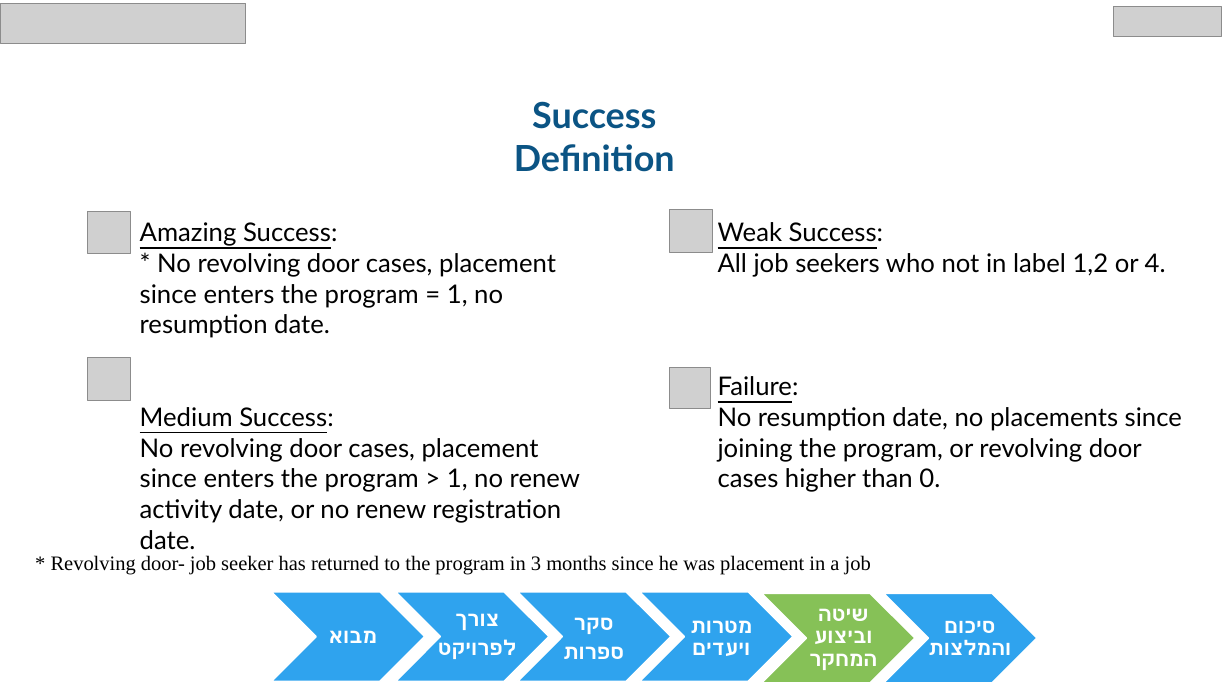
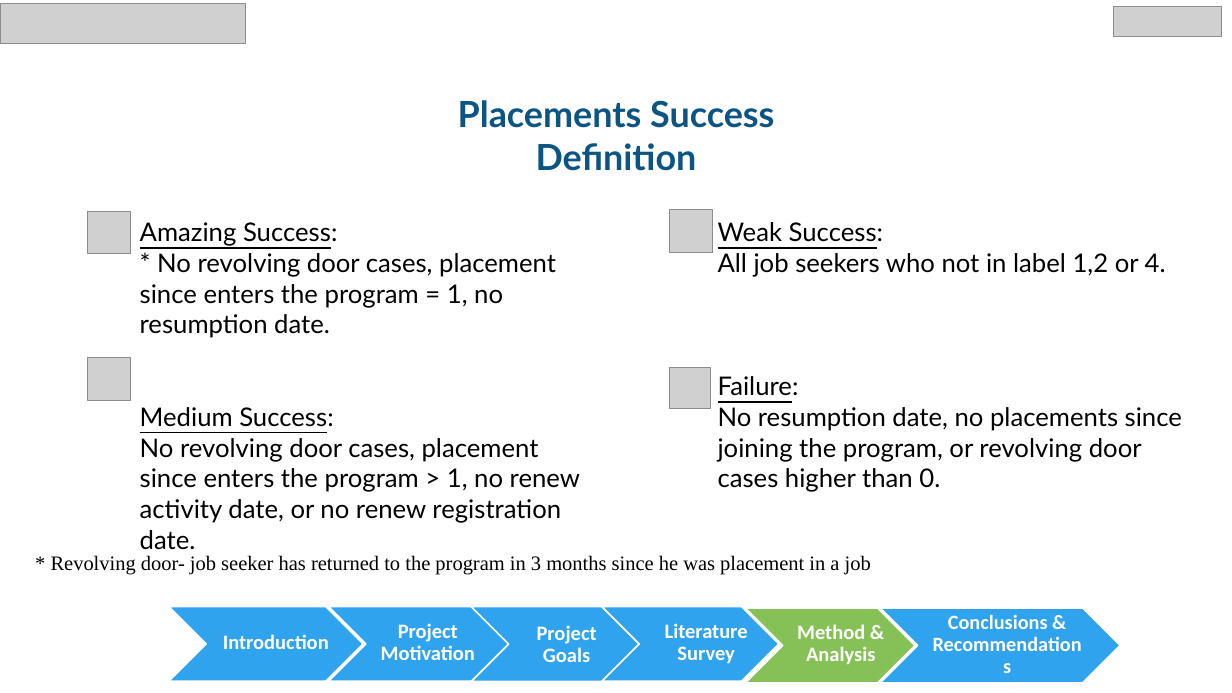
Before and after one commit to chen890/Final-Research-Project---IES, a slide deck: slide 14 of English Final Project.pptx. Drawn at 1232x693 pixels with LibreOffice and Linux fonts; fonts in the diff are those of the drawing; grey boxes stand for pictures; background and template pictures are left out. Boxes give left, top, right and bottom in pixels: in the first picture for what was removed or moved away, otherwise in the second. Text is boxed around its words. In the diff, an @@ line names an element or a change of style, - is before the commit and + after.

```diff
--- a/English Final Project.pptx
+++ b/English Final Project.pptx
@@ text at box(458, 100, 774, 171): text changed @@
-Success Definition
+Placements Success Definition
@@ chevron: place and size @@
-chevron at box(272, 592, 425, 681)
+chevron at box(169, 606, 363, 681)
@@ chevron: place and size @@
-chevron at box(396, 592, 549, 681)
+chevron at box(328, 606, 508, 681)
@@ text added at box(381, 623, 475, 660), 16 pt, text #FFFFFF, bold @@
+Project Motivation
@@ text removed at box(438, 613, 517, 659) @@
-צורך
-לפרויקט
@@ chevron: place and size @@
-chevron at box(518, 592, 671, 681)
+chevron at box(471, 607, 640, 682)
@@ text added at box(537, 625, 597, 662), 16 pt, text #FFFFFF, bold @@
+Project Goals
@@ text removed at box(563, 617, 624, 659) @@
-סקר
-ספרות
@@ chevron: place and size @@
-chevron at box(640, 592, 793, 681)
+chevron at box(602, 606, 779, 681)
@@ text added at box(665, 623, 748, 664), 16 pt, text #FFFFFF, bold @@
+Literature Survey
@@ text removed at box(690, 620, 752, 656) @@
-מטרות ויעדים
@@ chevron: place and size @@
-chevron at box(762, 593, 915, 683)
+chevron at box(746, 608, 916, 683)
@@ text added at box(797, 624, 875, 664), 16 pt, text #FFFFFF, bold @@
+Method & Analysis
@@ text removed at box(809, 608, 877, 670) @@
-שיטה וביצוע המחקר
@@ chevron: place and size @@
-chevron at box(884, 593, 1037, 683)
+chevron at box(881, 608, 1121, 683)
@@ text removed at box(928, 621, 1011, 655) @@
-סיכום והמלצות
@@ text added at box(948, 614, 1048, 629), 15.8 pt, text #FFFFFF, bold @@
+Conclusions & Recommendations
@@ text added at box(223, 634, 329, 649), 16 pt, text #FFFFFF, bold @@
+Introduction
@@ text removed at box(329, 630, 377, 643) @@
-מבוא
```
Also in this commit, not shown: 31 other slides changed, 1 slide added, 2 slides removed, 1 other file.
